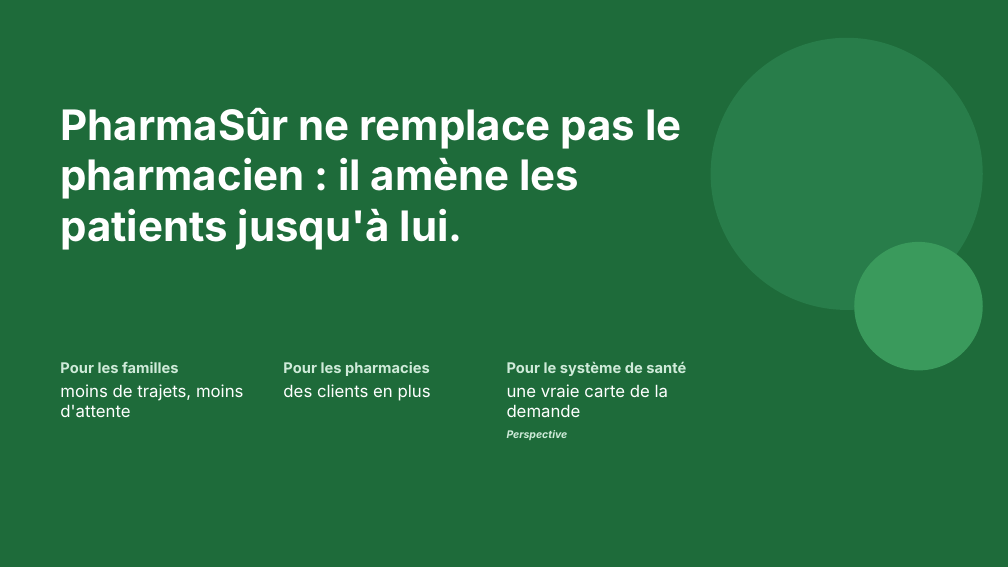
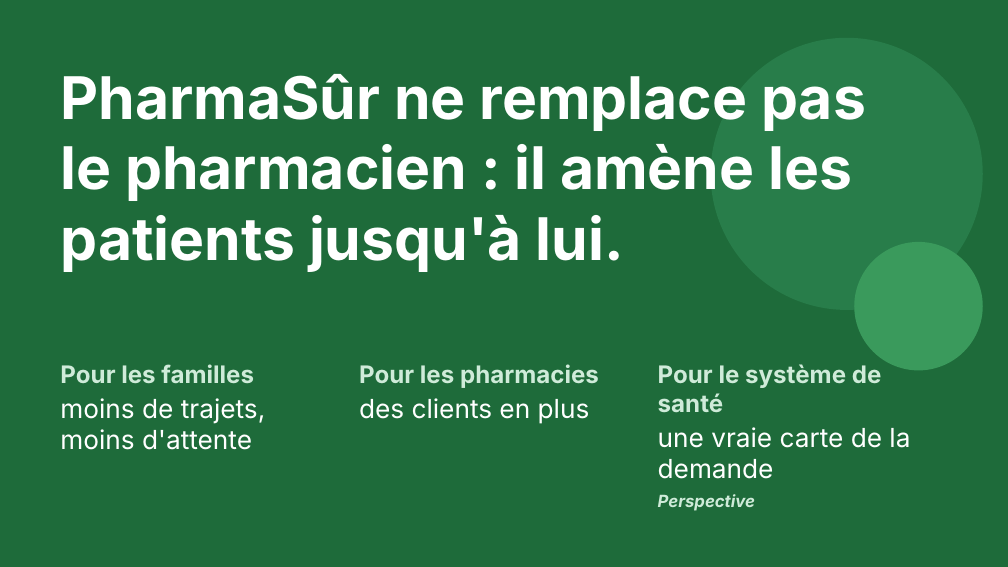
Before and after one commit to DianaFerradini/PharmaSur, a slide deck: slide 13 of pitch.pptx. Drawn at 1008x567 pixels with LibreOffice and Linux fonts; fonts in the diff are those of the drawing. Boxes give left, top, right and bottom in pixels: in the first picture for what was removed or moved away, otherwise in the second. Text is boxed around its words. In the diff, an @@ line names an element or a change of style, - is before the commit and + after.

```diff
--- a/pitch.pptx
+++ b/pitch.pptx
@@ text "PharmaSûr ne remplace pas le ...": place and size @@
-text "PharmaSûr ne remplace pas le ..." at (60,107,681,250)
+text "PharmaSûr ne remplace pas le ..." at (60,74,866,272)
@@ text "PharmaSûr ne remplace pas le ..." at (60,74,866,272): size 40 to 56 pt @@
@@ text "Pour les familles" at (60,364,266,450): size 14 to 23 pt in "Pour les familles"; size 16 to 25 pt in "moins de trajets, moins d'attente" @@
@@ text "Pour les pharmacies": place and size @@
-text "Pour les pharmacies" at (283,362,431,401)
+text "Pour les pharmacies" at (359,364,599,424)
@@ text "Pour les pharmacies" at (359,364,599,424): size 14 to 23 pt in "Pour les pharmacies"; size 16 to 25 pt in "des clients en plus" @@
@@ text "Pour le système de santé": place and size @@
-text "Pour le système de santé" at (507,361,686,440)
+text "Pour le système de santé" at (658,364,910,479)
@@ text "Pour le système de santé" at (658,364,910,479): size 14 to 23 pt in "Pour le système de santé"; size 16 to 25 pt in "une vraie carte de la demande"; size 10 to 16 pt in "Perspective" @@
```
Also in this commit, not shown: 13 other slides changed, 1 other file.
